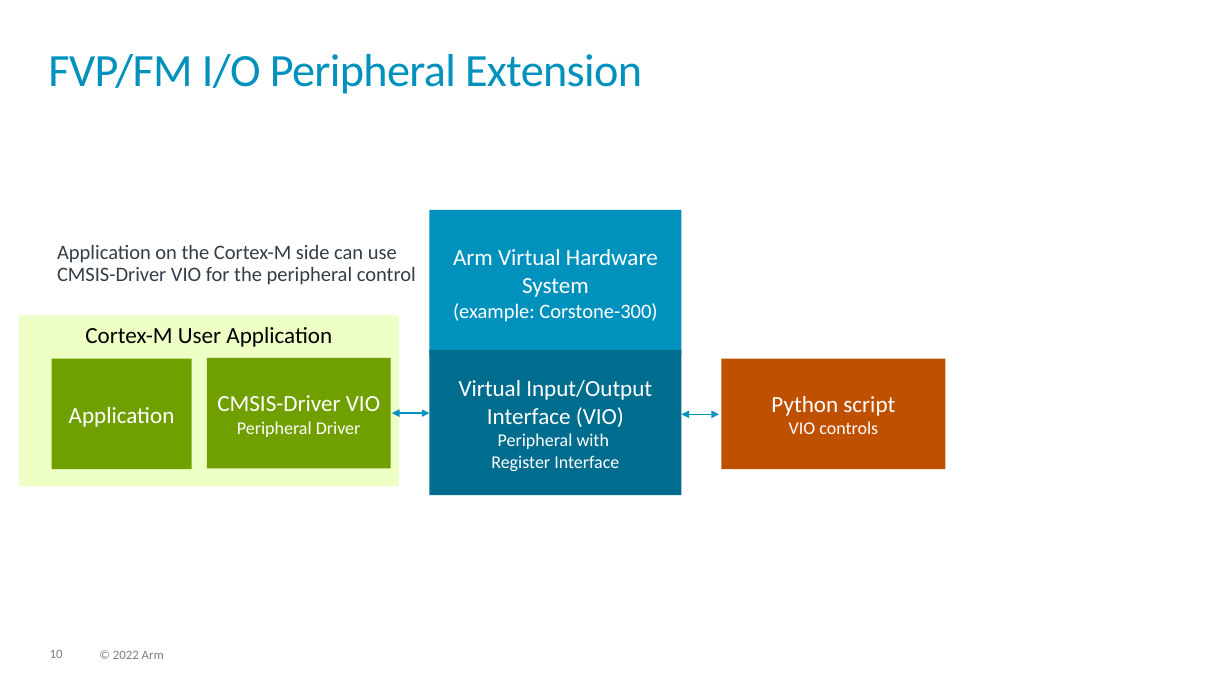
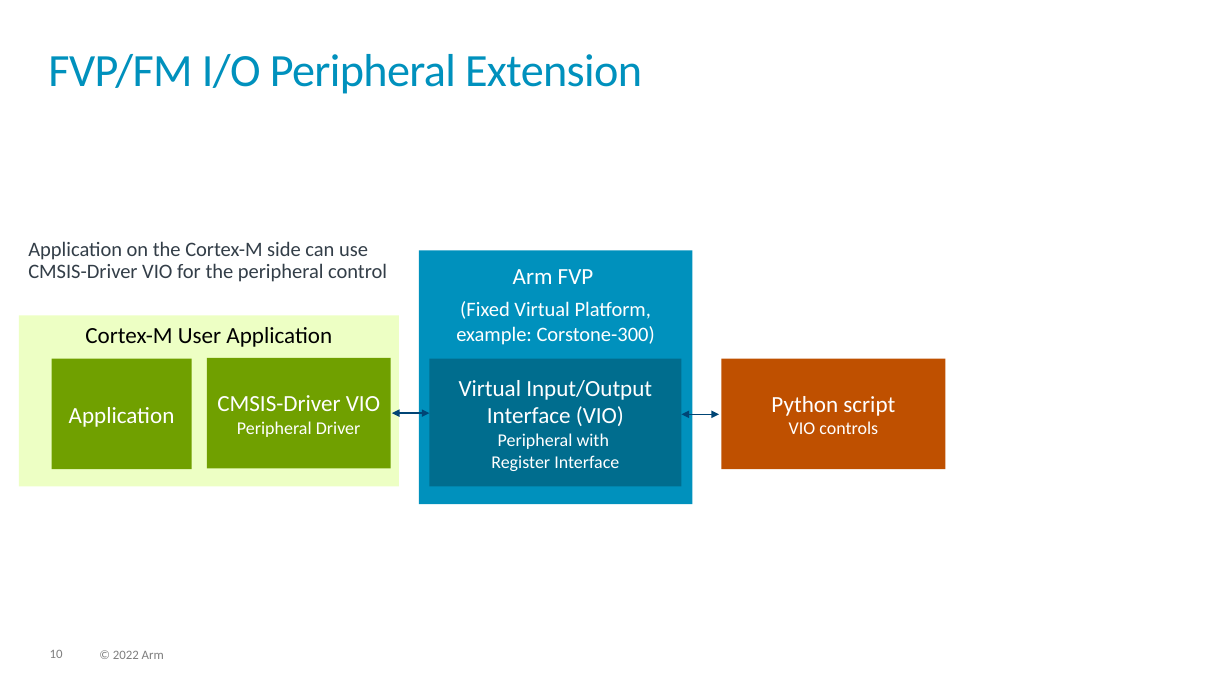
Before and after one commit to ARM-software/AVH, a slide deck: slide 10 of DoxyGen/overview/src/images/img_src.pptx. Drawn at 1232x693 pixels with LibreOffice and Linux fonts; fonts in the diff are those of the drawing; background and template pictures are left out. Boxes give left, top, right and bottom in pixels: in the first picture for what was removed or moved away, otherwise in the second. Text is boxed around its words. In the diff, an @@ line names an element or a change of style, - is before the commit and + after.

```diff
--- a/DoxyGen/overview/src/images/img_src.pptx
+++ b/DoxyGen/overview/src/images/img_src.pptx
@@ text "Application on the Cortex-M side ...": place and size @@
-text "Application on the Cortex-M side ..." at bbox=[57, 244, 416, 285]
+text "Application on the Cortex-M side ..." at bbox=[28, 241, 387, 282]
@@ rectangle "Arm FVP": place and size @@
-rectangle "Arm FVP" at bbox=[430, 210, 682, 355]
+rectangle "Arm FVP" at bbox=[419, 250, 692, 505]
@@ text in rectangle at bbox=[456, 269, 655, 345]: text changed; size 18 to 16 pt @@
-Arm Virtual Hardware System
-(example: Corstone-300)
+Arm FVP
+(Fixed Virtual Platform,
+example: Corstone-300)
@@ rectangle "Virtual Input/Output Interface (VIO) Peripheral ...": place and size @@
-rectangle "Virtual Input/Output Interface (VIO) Peripheral ..." at bbox=[430, 350, 682, 495]
+rectangle "Virtual Input/Output Interface (VIO) Peripheral ..." at bbox=[430, 359, 682, 486]
@@ double arrow (392, 413) - (430, 413): stroke #0091BD 1 pt to #004575 1 pt @@
@@ double arrow (681, 414) - (719, 414): stroke #0091BD 1 pt to #004575 1 pt @@
```
Also in this commit, not shown: 6 other slides changed, 1 slide removed, 7 other files.
